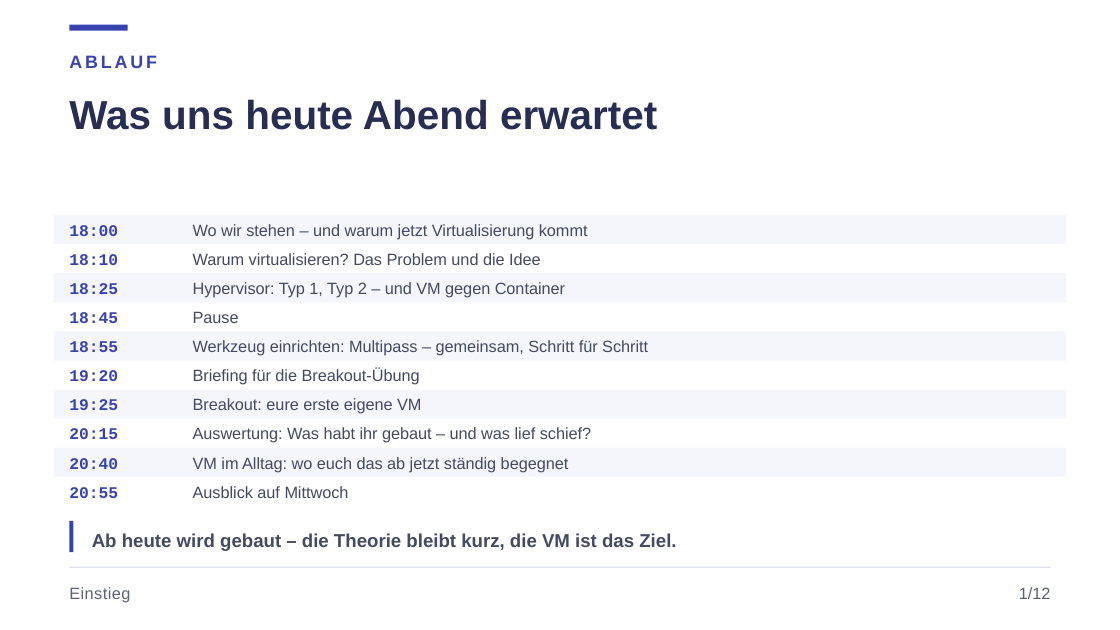
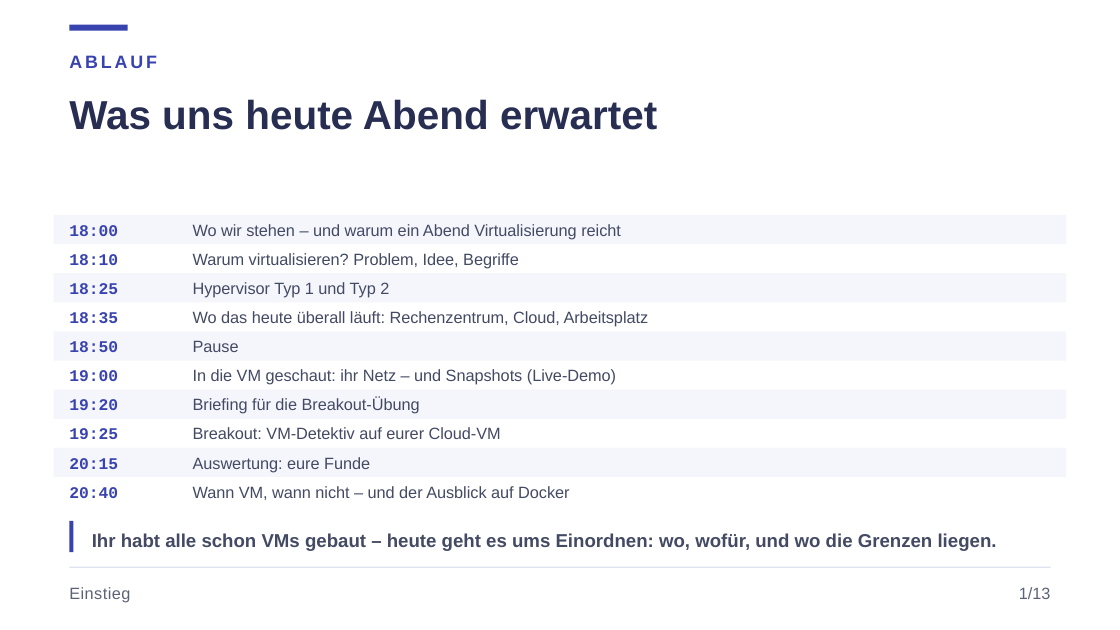
Before and after one commit to JacobMenge/kurs-unterlagen, a slide deck: slide 2 of folien/04-virtualisierung.pptx. Drawn at 1120x630 pixels with LibreOffice and Linux fonts; fonts in the diff are those of the drawing. Boxes give left, top, right and bottom in pixels: in the first picture for what was removed or moved away, otherwise in the second. Text is boxed around its words. In the diff, an @@ line names an element or a change of style, - is before the commit and + after.

Commit message:
virtualisierung + docker folien

```diff
--- a/folien/04-virtualisierung.pptx
+++ b/folien/04-virtualisierung.pptx
@@ text at (x1=193, y1=224, x2=621, y2=239): text changed @@
-Wo wir stehen – und warum jetzt Virtualisierung kommt
+Wo wir stehen – und warum ein Abend Virtualisierung reicht
@@ text at (x1=193, y1=253, x2=519, y2=268): text changed @@
-Warum virtualisieren? Das Problem und die Idee
+Warum virtualisieren? Problem, Idee, Begriffe
@@ text at (x1=193, y1=282, x2=389, y2=298): text changed @@
-Hypervisor: Typ 1, Typ 2 – und VM gegen Container
+Hypervisor Typ 1 und Typ 2
@@ text at (x1=69, y1=312, x2=118, y2=323): text changed @@
-18:45
+18:35
@@ text added at (x1=193, y1=311, x2=649, y2=327), 10.5 pt, text #434A63 @@
+Wo das heute überall läuft: Rechenzentrum, Cloud, Arbeitsplatz
@@ text at (x1=69, y1=341, x2=118, y2=352): text changed @@
-18:55
+18:50
@@ text "Pause" moved from (x1=193, y1=311, x2=239, y2=323) to (x1=193, y1=340, x2=239, y2=352) @@
@@ text removed at (x1=193, y1=340, x2=648, y2=356) @@
-Werkzeug einrichten: Multipass – gemeinsam, Schritt für Schritt
@@ text at (x1=69, y1=370, x2=118, y2=381): text changed @@
-19:20
+19:00
@@ text added at (x1=193, y1=369, x2=616, y2=385), 10.5 pt, text #434A63 @@
+In die VM geschaut: ihr Netz – und Snapshots (Live-Demo)
@@ text at (x1=69, y1=399, x2=118, y2=410): text changed @@
-19:25
+19:20
@@ text "Briefing für die Breakout-Übung" moved from (x1=193, y1=368, x2=420, y2=385) to (x1=193, y1=397, x2=420, y2=414) @@
@@ text removed at (x1=193, y1=398, x2=421, y2=414) @@
-Breakout: eure erste eigene VM
@@ text at (x1=69, y1=428, x2=118, y2=439): text changed @@
-20:15
+19:25
@@ text at (x1=193, y1=427, x2=501, y2=439): text changed @@
-Auswertung: Was habt ihr gebaut – und was lief schief?
+Breakout: VM-Detektiv auf eurer Cloud-VM
@@ text at (x1=69, y1=458, x2=118, y2=469): text changed @@
-20:40
+20:15
@@ text at (x1=193, y1=457, x2=370, y2=472): text changed @@
-VM im Alltag: wo euch das ab jetzt ständig begegnet
+Auswertung: eure Funde
@@ text at (x1=69, y1=487, x2=118, y2=498): text changed @@
-20:55
+20:40
@@ text at (x1=193, y1=486, x2=569, y2=500): text changed @@
-Ausblick auf Mittwoch
+Wann VM, wann nicht – und der Ausblick auf Docker
@@ text at (x1=92, y1=533, x2=997, y2=551): text changed @@
-Ab heute wird gebaut – die Theorie bleibt kurz, die VM ist das Ziel.
+Ihr habt alle schon VMs gebaut – heute geht es ums Einordnen: wo, wofür, und wo die Grenzen liegen.
@@ text at (x1=1019, y1=587, x2=1051, y2=599): text changed @@
-1/12
+1/13
```
Also in this commit, not shown: 8 other slides changed, 8 slides added, 7 slides removed, 6 other files.
